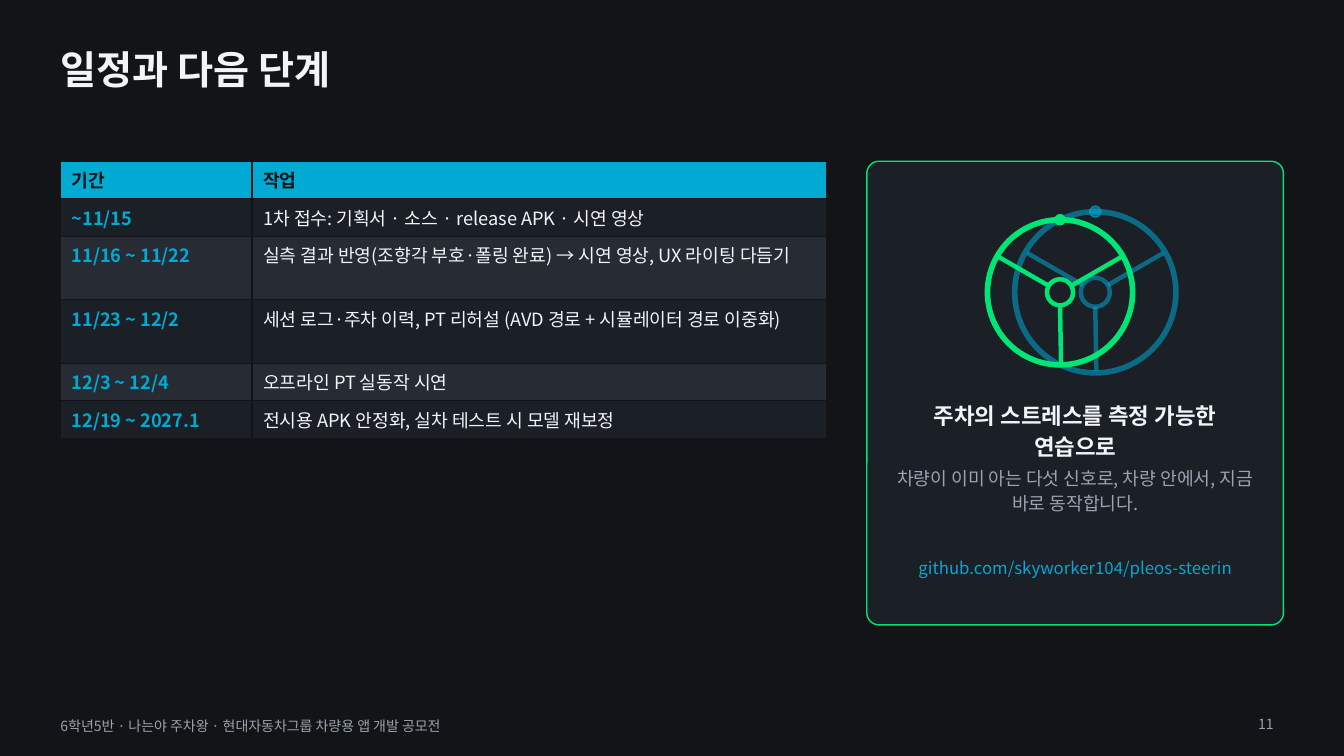
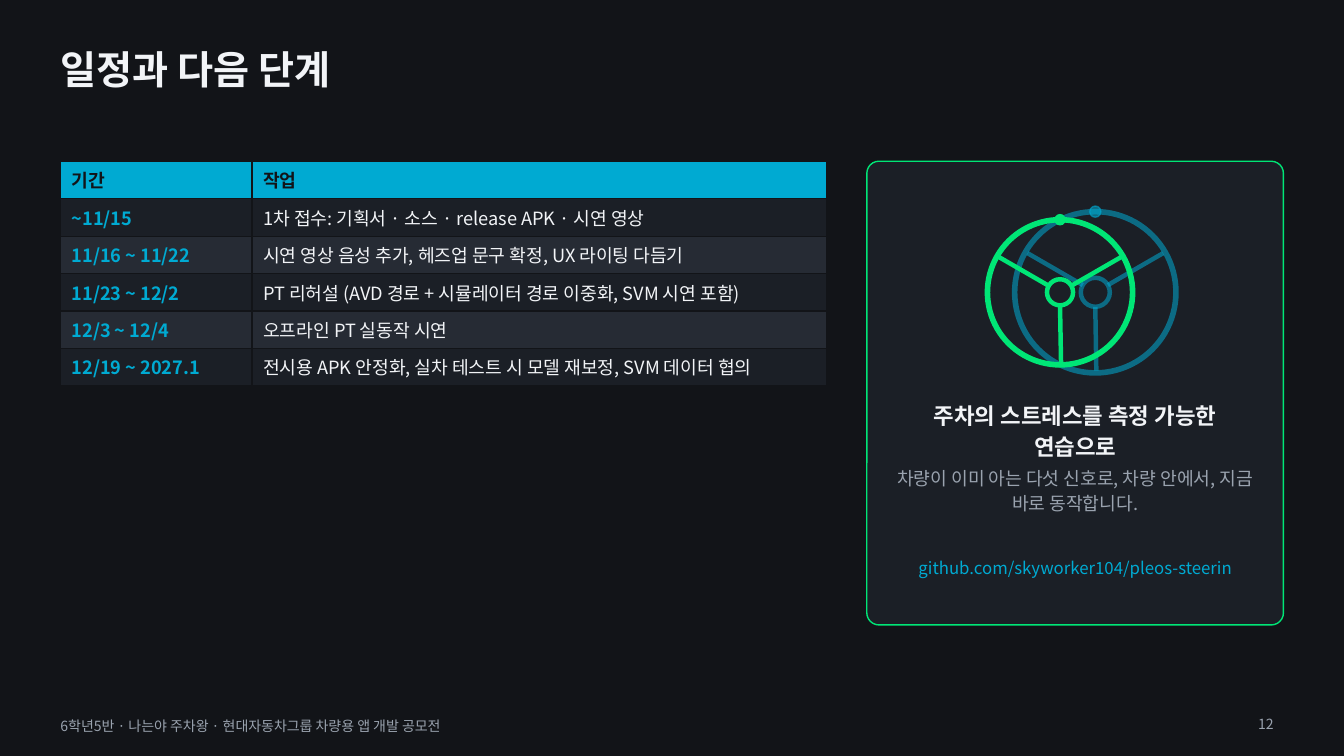
Before and after one commit to skyworker104/pleos-steerin, a slide deck: slide 12 of 나는야_주차왕_발표자료_v2.pptx (slide 11 before the commit). Drawn at 1344x756 pixels with LibreOffice and Linux fonts; fonts in the diff are those of the drawing. Boxes give left, top, right and bottom in pixels: in the first picture for what was removed or moved away, otherwise in the second. Text is boxed around its words. In the diff, an @@ line names an element or a change of style, - is before the commit and + after.

```diff
--- a/나는야_주차왕_발표자료_v2.pptx
+++ b/나는야_주차왕_발표자료_v2.pptx
@@ table at (60,161,827,382) @@
-row 3, column 2: 실측 결과 반영(조향각 부호·폴링 완료) → 시연 영상, UX 라이팅 다듬기
+row 3, column 2: 시연 영상 음성 추가, 헤즈업 문구 확정, UX 라이팅 다듬기
-row 4, column 2: 세션 로그·주차 이력, PT 리허설 (AVD 경로 + 시뮬레이터 경로 이중화)
+row 4, column 2: PT 리허설 (AVD 경로 + 시뮬레이터 경로 이중화, SVM 시연 포함)
-row 6, column 2: 전시용 APK 안정화, 실차 테스트 시 모델 재보정
+row 6, column 2: 전시용 APK 안정화, 실차 테스트 시 모델 재보정, SVM 데이터 협의
@@ page number at (1258,718,1274,729): text changed @@
-11
+12
```
Also in this commit, not shown: 5 other slides changed, 1 slide added, 32 other files.
